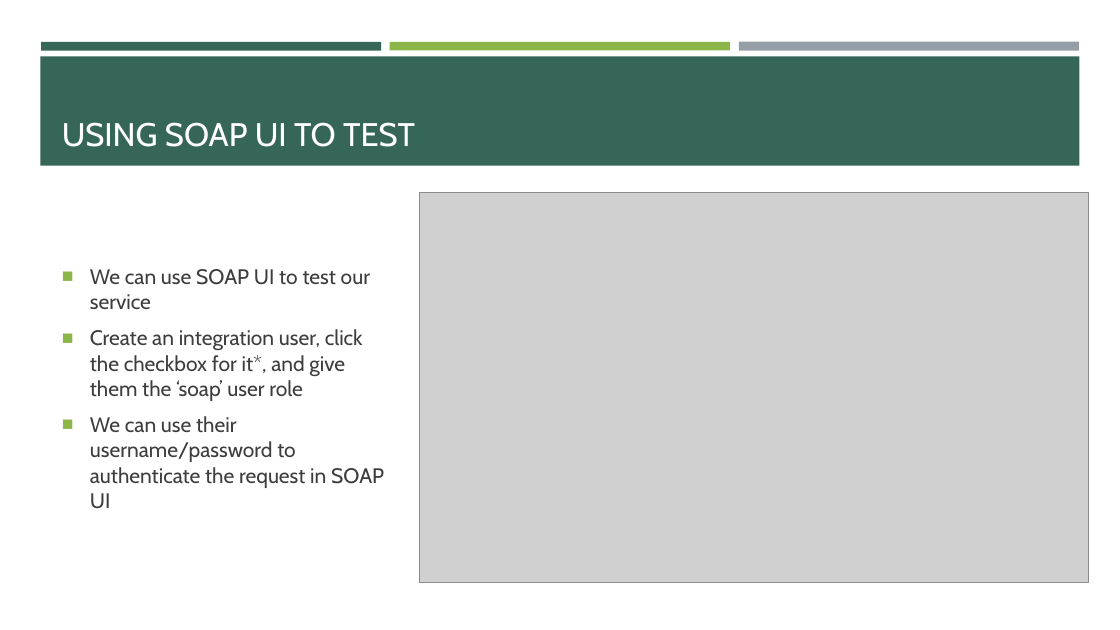
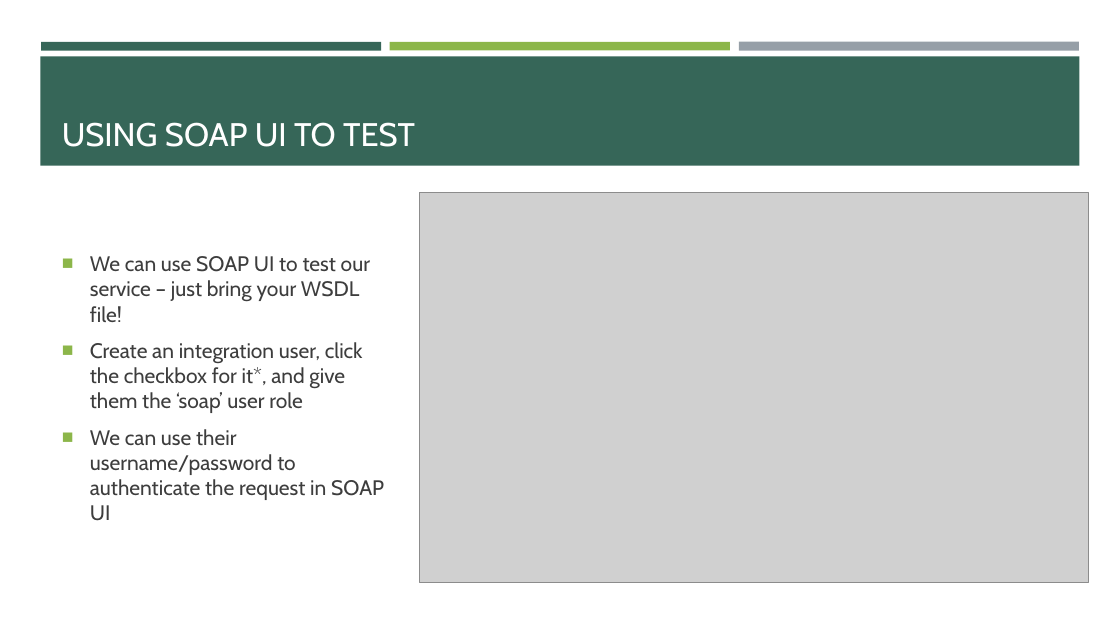
Before and after one commit to e-m-wilson/SNOW, a slide deck: slide 8 of Week_7/Integrations.pptx. Drawn at 1120x630 pixels with LibreOffice and Linux fonts; fonts in the diff are those of the drawing; grey boxes stand for pictures. Boxes give left, top, right and bottom in pixels: in the first picture for what was removed or moved away, otherwise in the second. Text is boxed around its words. In the diff, an @@ line names an element or a change of style, - is before the commit and + after.

```diff
--- a/Week_7/Integrations.pptx
+++ b/Week_7/Integrations.pptx
@@ text at (90,256,370,322): text changed @@
-■ We can use SOAP UI to test our service
+■ We can use SOAP UI to test our service – just bring your WSDL file!
```
Also in this commit, not shown: 1 other slide changed, 4 slides added, 1 other file.
